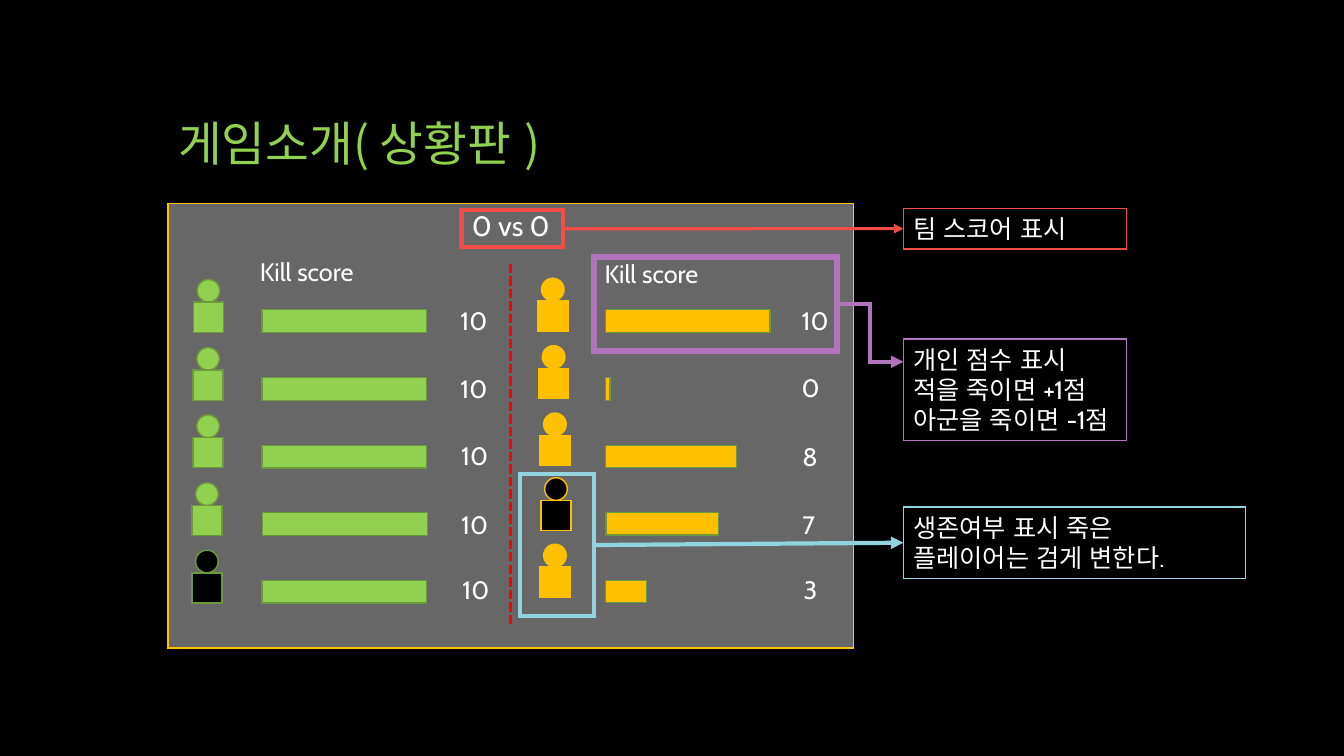
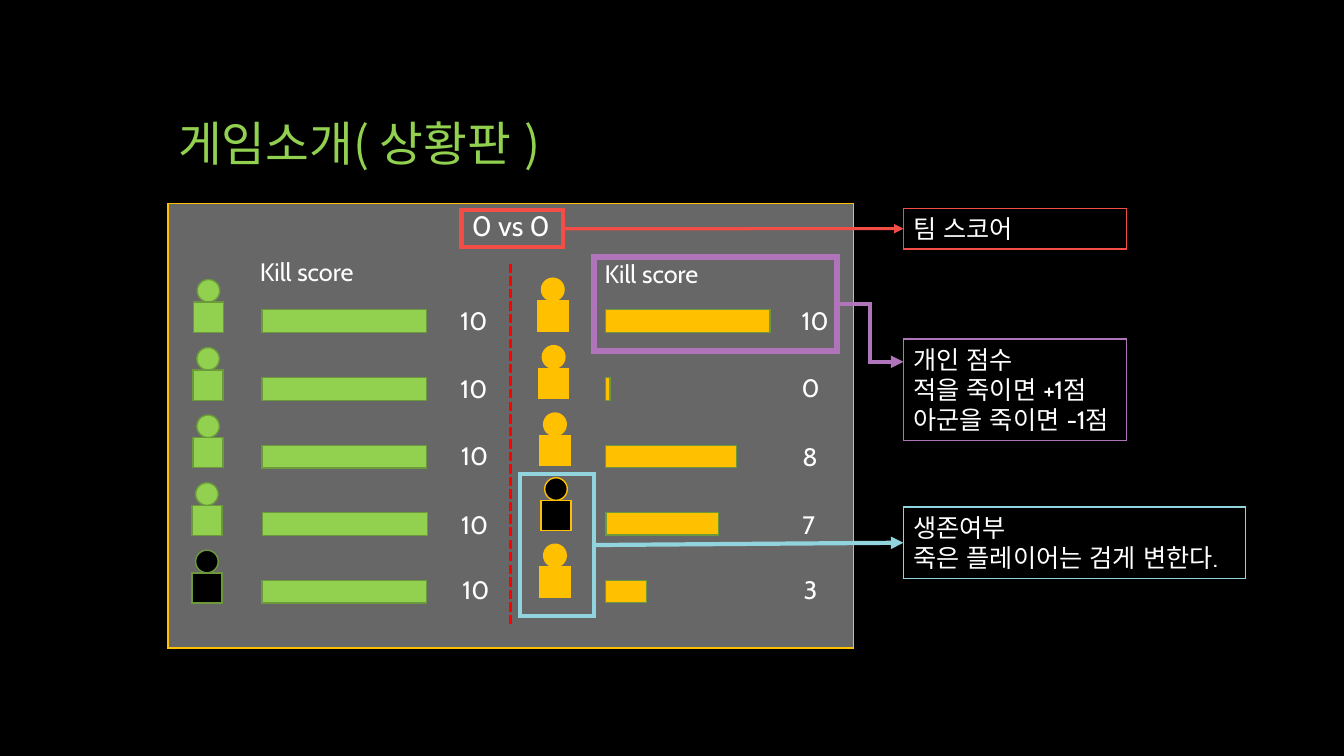
Before and after one commit to qwert830/SP, a slide deck: slide 8 of 기획/UTB (Unknown Team Battle).pptx. Drawn at 1344x756 pixels with LibreOffice and Linux fonts; fonts in the diff are those of the drawing. Boxes give left, top, right and bottom in pixels: in the first picture for what was removed or moved away, otherwise in the second. Text is boxed around its words. In the diff, an @@ line names an element or a change of style, - is before the commit and + after.

```diff
--- a/기획/UTB (Unknown Team Battle).pptx
+++ b/기획/UTB (Unknown Team Battle).pptx
@@ text in rectangle at <box>913,217,1014,240</box>: text changed @@
-팀 스코어 표시
+팀 스코어
@@ text in rectangle at <box>913,348,1013,371</box>: text changed @@
-개인 점수 표시
+개인 점수
@@ text in rectangle at <box>913,516,1218,569</box>: text changed @@
-생존여부 표시 죽은 플레이어는 검게 변한다.
+생존여부
+죽은 플레이어는 검게 변한다.
```
Also in this commit, not shown: 4 other slides changed.
